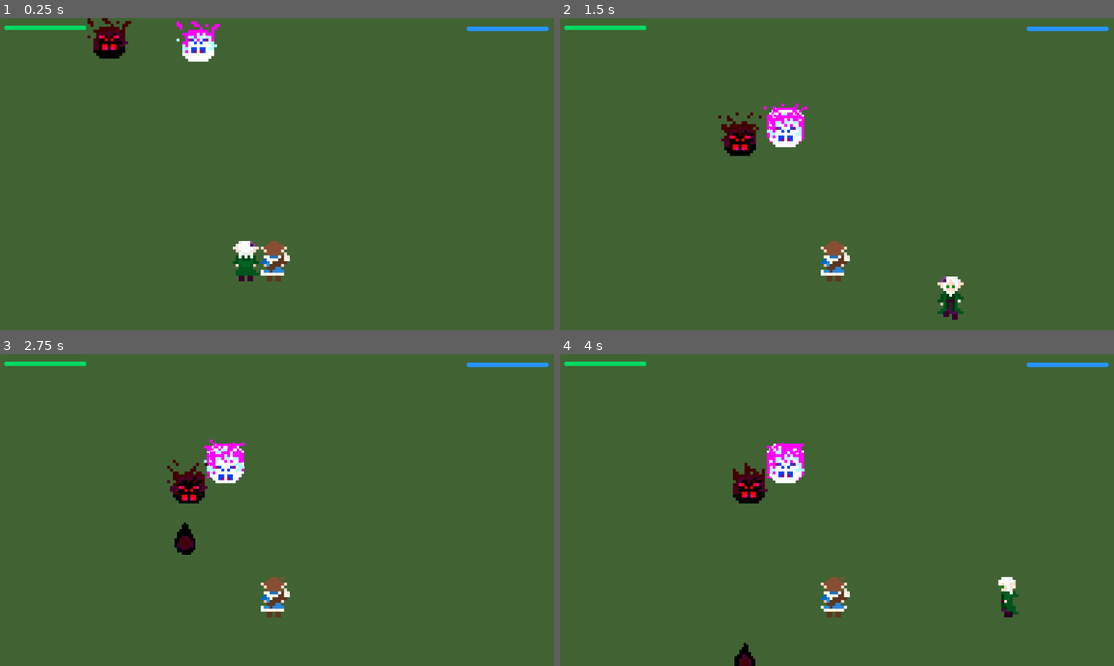
Above: before the commit, frames 1-4 (two rows, left to right).
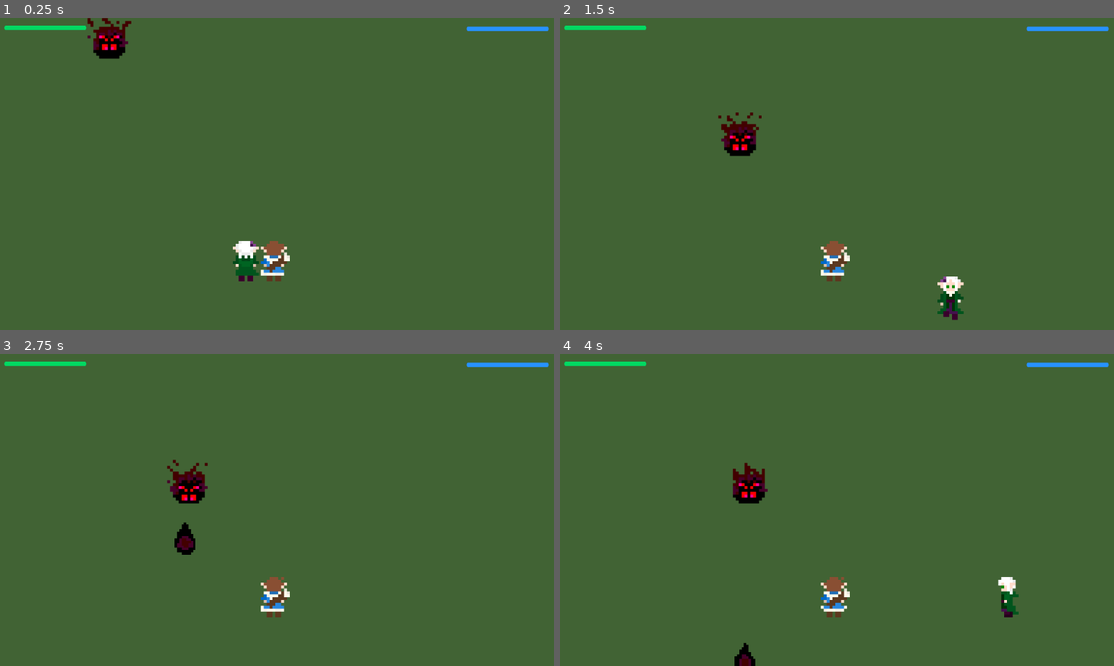
Above: after the commit, the same moments.

Repository: WolfCipher/Together
Game: Godot game, scene res://Scenes/test.tscn
Same seed, same stepped clock (60 frames per second), same inputs: the game is played once before the commit and once after it.
Inputs:
- Up to frame 1 (0.25 s): no input
- Up to frame 2 (1.5 s): hold D (e_right) 0.53-1.28 s; tap Q (e_attack1) at 0.6 s; hold S (e_down) from 1.28 s (still down); tap E (e_attack2) at 1.35 s
- Up to frame 3 (2.75 s): release S (e_down) at 2.03 s; hold D (e_right) from 2.03 s (still down); hold Shift (e_sync) from 2.03 s (still down)
- Up to frame 4 (4 s): release D (e_right) at 2.78 s; release Shift (e_sync) at 2.78 s; hold W (e_up) 2.78-3.53 s; tap Q (e_attack1) at 2.85 s; hold A (e_left) from 3.53 s (still down); tap E (e_attack2) at 3.6 s

The runs differ from the first frame. In frame 1, 0.7% of the frame differs, in the area x 31-40%, y 0-15%; in frame 2, 0.8%; in frame 3, 0.8%, in the area x 36-45%, y 27-42%; in frame 4, 0.8%.

Commit message:
Basic Shadow Enemy Implementation - Projectiles only
shadow enemies act exactly like projectile enemies

Diff:
--- a/Entities/Enemy/shadowElvyria.tscn
+++ b/Entities/Enemy/shadowElvyria.tscn
@@ -1,6 +1,7 @@
 [gd_scene format=3 uid="uid://owwcqowd8wlq"]
 
 [ext_resource type="Script" uid="uid://bbl16o0pnn8cp" path="res://Entities/Enemy/enemy.gd" id="1_reyoy"]
+[ext_resource type="PackedScene" uid="uid://di8i776woq08k" path="res://Scenes/projectileShadowElvyria.tscn" id="2_4y68x"]
 [ext_resource type="Texture2D" uid="uid://diyobeyexeytd" path="res://Entities/Enemy/Shadow Elvyria Enemy/ShadowElvyria_Front_Idle/ShadowElvyria_Front_Idle0.png" id="2_05mbt"]
 [ext_resource type="Texture2D" uid="uid://xn0cdo8l5fuu" path="res://Entities/Enemy/Shadow Elvyria Enemy/ShadowElvyria_Front_Idle/ShadowElvyria_Front_Idle1.png" id="3_4y68x"]
 [ext_resource type="Texture2D" uid="uid://dqovwd4876a5p" path="res://Entities/Enemy/Shadow Elvyria Enemy/ShadowElvyria_Front_Idle/ShadowElvyria_Front_Idle2.png" id="4_isqlt"]
@@ -336,8 +337,9 @@
 [sub_resource type="RectangleShape2D" id="RectangleShape2D_1f0kj"]
 size = Vector2(54, 85)
 
-[node name="Enemy" type="Area2D" unique_id=1136344332 groups=["Enemy"]]
+[node name="Enemy" type="Area2D" unique_id=1136344332 groups=["Enemy", "MeleeEnemy", "ProjectileEnemy"]]
 script = ExtResource("1_reyoy")
+projectile_scene = ExtResource("2_4y68x")
 
 [node name="Enemy" type="AnimatedSprite2D" parent="." unique_id=1432958030]
 sprite_frames = SubResource("SpriteFrames_287tu")
--- a/Entities/Enemy/shadowRyl.tscn
+++ b/Entities/Enemy/shadowRyl.tscn
@@ -1,6 +1,7 @@
 [gd_scene format=3 uid="uid://cmumeyfum7ths"]
 
 [ext_resource type="Script" uid="uid://bbl16o0pnn8cp" path="res://Entities/Enemy/enemy.gd" id="1_xte2n"]
+[ext_resource type="PackedScene" uid="uid://d38evf5uew82h" path="res://Scenes/projectileShadowRyl.tscn" id="2_bhuaw"]
 [ext_resource type="Texture2D" uid="uid://dda37t454xkh0" path="res://Entities/Enemy/Shadow Ryl Enemy/ShadowRyl_Front_Idle/ShadowRyl_Front_Idle0.png" id="2_xte2n"]
 [ext_resource type="Texture2D" uid="uid://dosd5x7sqhclo" path="res://Entities/Enemy/Shadow Ryl Enemy/ShadowRyl_Front_Idle/ShadowRyl_Front_Idle1.png" id="3_bhuaw"]
 [ext_resource type="Texture2D" uid="uid://bljx2530pnfco" path="res://Entities/Enemy/Shadow Ryl Enemy/ShadowRyl_Front_Idle/ShadowRyl_Front_Idle2.png" id="4_st07f"]
@@ -336,8 +337,9 @@
 [sub_resource type="RectangleShape2D" id="RectangleShape2D_1f0kj"]
 size = Vector2(60, 85)
 
-[node name="Enemy" type="Area2D" unique_id=1136344332 groups=["Enemy"]]
+[node name="Enemy" type="Area2D" unique_id=1136344332 groups=["Enemy", "MeleeEnemy", "ProjectileEnemy"]]
 script = ExtResource("1_xte2n")
+projectile_scene = ExtResource("2_bhuaw")
 
 [node name="Enemy" type="AnimatedSprite2D" parent="." unique_id=1432958030]
 sprite_frames = SubResource("SpriteFrames_287tu")
--- a/Scenes/SpawnManager.gd
+++ b/Scenes/SpawnManager.gd
@@ -12,8 +12,11 @@
 # each outer element represents the wave
 # each inner element represents how many enemies of a particular type (a, b, c, etc.) are spawned in a wave
 @export var waves: Array = [
-	[1,1,0,0], # wave 1
-	[2,2,0,0] # wave 2
+	[1,0,0,0], # wave 1
+	[2,0,0,0], # wave 2
+	[1,1,0,0], # wave 3
+	[2,2,0,0], # wave 4
+	[0,0,1,1] # wave 5
 ]
 
 # helps with looping through the wave array and spawning the particular enemies
--- /dev/null
+++ b/Scenes/projectileShadowElvyria.tscn
@@ -0,0 +1,96 @@
+[gd_scene format=3 uid="uid://di8i776woq08k"]
+
+[ext_resource type="Script" uid="uid://cvyfe7rh4nhi7" path="res://Scenes/projectile.gd" id="1_wp4ng"]
+[ext_resource type="Texture2D" uid="uid://rtfk37pq3auo" path="res://Entities/Player/Elvyria/Elvyria_Projectile/Elvyria_Projectile00.png" id="2_4cujs"]
+[ext_resource type="Texture2D" uid="uid://bmcy3ualy0apu" path="res://Entities/Player/Elvyria/Elvyria_Projectile/Elvyria_Projectile01.png" id="3_2hcck"]
+[ext_resource type="Texture2D" uid="uid://bmg54gjjhrm8c" path="res://Entities/Player/Elvyria/Elvyria_Projectile/Elvyria_Projectile02.png" id="4_sjon1"]
+[ext_resource type="Texture2D" uid="uid://q7c8f6bl2veo" path="res://Entities/Player/Elvyria/Elvyria_Projectile/Elvyria_Projectile03.png" id="5_ctppo"]
+[ext_resource type="Texture2D" uid="uid://dmp0hms7pf21e" path="res://Entities/Player/Elvyria/Elvyria_Projectile/Elvyria_Projectile04.png" id="6_q4rvq"]
+[ext_resource type="Texture2D" uid="uid://dqu5qeadw3nbe" path="res://Entities/Player/Elvyria/Elvyria_Projectile/Elvyria_Projectile05.png" id="7_51o5q"]
+[ext_resource type="Texture2D" uid="uid://b1fcixujmoxr8" path="res://Entities/Player/Elvyria/Elvyria_Projectile/Elvyria_Projectile06.png" id="8_df62c"]
+[ext_resource type="Texture2D" uid="uid://n14dcsq133ql" path="res://Entities/Player/Elvyria/Elvyria_Projectile/Elvyria_Projectile07.png" id="9_7oj8b"]
+[ext_resource type="Texture2D" uid="uid://bmufe1508v7sg" path="res://Entities/Player/Elvyria/Elvyria_Projectile/Elvyria_Projectile08.png" id="10_tovj0"]
+[ext_resource type="Texture2D" uid="uid://b7kjabta4ve2w" path="res://Entities/Player/Elvyria/Elvyria_Projectile/Elvyria_Projectile09.png" id="11_oxp3g"]
+[ext_resource type="Texture2D" uid="uid://c07hgd2tslo3v" path="res://Entities/Player/Elvyria/Elvyria_Projectile/Elvyria_Projectile10.png" id="12_er86c"]
+[ext_resource type="Texture2D" uid="uid://emnn6p4s47p8" path="res://Entities/Player/Elvyria/Elvyria_Projectile/Elvyria_Projectile11.png" id="13_i8cos"]
+[ext_resource type="Texture2D" uid="uid://bjiondixbhqdr" path="res://Entities/Player/Elvyria/Elvyria_Projectile/Elvyria_Projectile12.png" id="14_urfql"]
+[ext_resource type="Texture2D" uid="uid://cl438wntc8gtg" path="res://Entities/Player/Elvyria/Elvyria_Projectile/Elvyria_Projectile13.png" id="15_4dxeu"]
+[ext_resource type="Texture2D" uid="uid://cgrboovxkxl2p" path="res://Entities/Player/Elvyria/Elvyria_Projectile/Elvyria_Projectile14.png" id="16_mtpui"]
+[ext_resource type="Texture2D" uid="uid://1gaf1txp758i" path="res://Entities/Player/Elvyria/Elvyria_Projectile/Elvyria_Projectile15.png" id="17_emipw"]
+[ext_resource type="Texture2D" uid="uid://bjsjuaulgv8ok" path="res://Entities/Player/Elvyria/Elvyria_Projectile/Elvyria_Projectile16.png" id="18_i7ctf"]
+
+[sub_resource type="RectangleShape2D" id="RectangleShape2D_d4467"]
+size = Vector2(58, 44)
+
+[sub_resource type="SpriteFrames" id="SpriteFrames_e1077"]
+animations = [{
+"frames": [{
+"duration": 1.0,
+"texture": ExtResource("2_4cujs")
+}, {
+"duration": 1.0,
+"texture": ExtResource("3_2hcck")
+}, {
+"duration": 1.0,
+"texture": ExtResource("4_sjon1")
+}, {
+"duration": 1.0,
+"texture": ExtResource("5_ctppo")
+}, {
+"duration": 1.0,
+"texture": ExtResource("6_q4rvq")
+}, {
+"duration": 1.0,
+"texture": ExtResource("7_51o5q")
+}, {
+"duration": 1.0,
+"texture": ExtResource("8_df62c")
+}, {
+"duration": 1.0,
+"texture": ExtResource("9_7oj8b")
+}, {
+"duration": 1.0,
+"texture": ExtResource("10_tovj0")
+}, {
+"duration": 1.0,
+"texture": ExtResource("11_oxp3g")
+}, {
+"duration": 1.0,
+"texture": ExtResource("12_er86c")
+}, {
+"duration": 1.0,
+"texture": ExtResource("13_i8cos")
+}, {
+"duration": 1.0,
+"texture": ExtResource("14_urfql")
+}, {
+"duration": 1.0,
+"texture": ExtResource("15_4dxeu")
+}, {
+"duration": 1.0,
+"texture": ExtResource("16_mtpui")
+}, {
+"duration": 1.0,
+"texture": ExtResource("17_emipw")
+}, {
+"duration": 1.0,
+"texture": ExtResource("18_i7ctf")
+}],
+"loop": true,
+"name": &"default",
+"speed": 12.0
+}]
+
+[node name="Beam" type="Area2D" unique_id=871792930 groups=["Enemy Attack"]]
+script = ExtResource("1_wp4ng")
+
+[node name="CollisionShape2D" type="CollisionShape2D" parent="." unique_id=166442249]
+position = Vector2(0, 4)
+shape = SubResource("RectangleShape2D_d4467")
+
+[node name="Sprite" type="AnimatedSprite2D" parent="." unique_id=560075531]
+position = Vector2(0, 2)
+scale = Vector2(0.15, 0.15)
+sprite_frames = SubResource("SpriteFrames_e1077")
+
+[connection signal="area_entered" from="." to="." method="_on_area_entered"]
--- /dev/null
+++ b/Scenes/projectileShadowRyl.tscn
@@ -0,0 +1,56 @@
+[gd_scene format=3 uid="uid://d38evf5uew82h"]
+
+[ext_resource type="Script" uid="uid://cvyfe7rh4nhi7" path="res://Scenes/projectile.gd" id="1_cyuv7"]
+[ext_resource type="Texture2D" uid="uid://ehx8d6voijly" path="res://Entities/Player/Ryl/Ryl_Projectile/Ryl_Projectile0.png" id="2_khkb3"]
+[ext_resource type="Texture2D" uid="uid://lu6cdhej2bj3" path="res://Entities/Player/Ryl/Ryl_Projectile/Ryl_Projectile1.png" id="3_wcnqo"]
+[ext_resource type="Texture2D" uid="uid://j86dl1fj00d" path="res://Entities/Player/Ryl/Ryl_Projectile/Ryl_Projectile2.png" id="4_tfdr8"]
+[ext_resource type="Texture2D" uid="uid://cw2fgysumklj3" path="res://Entities/Player/Ryl/Ryl_Projectile/Ryl_Projectile3.png" id="5_o57da"]
+[ext_resource type="Texture2D" uid="uid://2qbevtns6wab" path="res://Entities/Player/Ryl/Ryl_Projectile/Ryl_Projectile4.png" id="6_gj7dv"]
+[ext_resource type="Texture2D" uid="uid://cccyy3t00hd1e" path="res://Entities/Player/Ryl/Ryl_Projectile/Ryl_Projectile5.png" id="7_bpo7q"]
+[ext_resource type="Texture2D" uid="uid://dq1qxf6frc71x" path="res://Entities/Player/Ryl/Ryl_Projectile/Ryl_Projectile6.png" id="8_0abyu"]
+
+[sub_resource type="RectangleShape2D" id="RectangleShape2D_d4467"]
+size = Vector2(26, 79)
+
+[sub_resource type="SpriteFrames" id="SpriteFrames_e1077"]
+animations = [{
+"frames": [{
+"duration": 1.0,
+"texture": ExtResource("2_khkb3")
+}, {
+"duration": 1.0,
+"texture": ExtResource("3_wcnqo")
+}, {
+"duration": 1.0,
+"texture": ExtResource("4_tfdr8")
+}, {
+"duration": 1.0,
+"texture": ExtResource("5_o57da")
+}, {
+"duration": 1.0,
+"texture": ExtResource("6_gj7dv")
+}, {
+"duration": 1.0,
+"texture": ExtResource("7_bpo7q")
+}, {
+"duration": 1.0,
+"texture": ExtResource("8_0abyu")
+}],
+"loop": true,
+"name": &"default",
+"speed": 12.0
+}]
+
+[node name="Arrow" type="Area2D" unique_id=871792930 groups=["Enemy Attack"]]
+script = ExtResource("1_cyuv7")
+
+[node name="CollisionShape2D" type="CollisionShape2D" parent="." unique_id=166442249]
+position = Vector2(0.40000153, -0.099998474)
+shape = SubResource("RectangleShape2D_d4467")
+
+[node name="Sprite" type="AnimatedSprite2D" parent="." unique_id=560075531]
+position = Vector2(2.4000015, -1.5999985)
+scale = Vector2(0.15, 0.15)
+sprite_frames = SubResource("SpriteFrames_e1077")
+
+[connection signal="area_entered" from="." to="." method="_on_area_entered"]
--- a/project.godot
+++ b/project.godot
@@ -32,6 +32,7 @@
 Player=""
 ProjectileEnemy=""
 AoE_Enemy=""
+MeleeEnemy=""
 
 [input]
 
